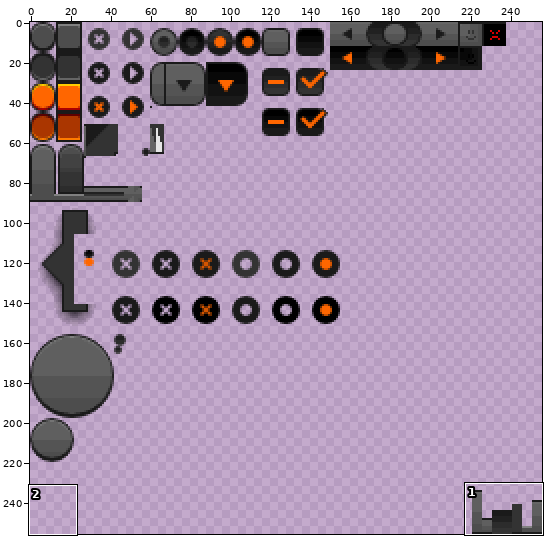
Sprite sheet: resources/gui_resources.png. Above, an overview of the earlier version with the close-up marked.
Close-up. Before the commit:
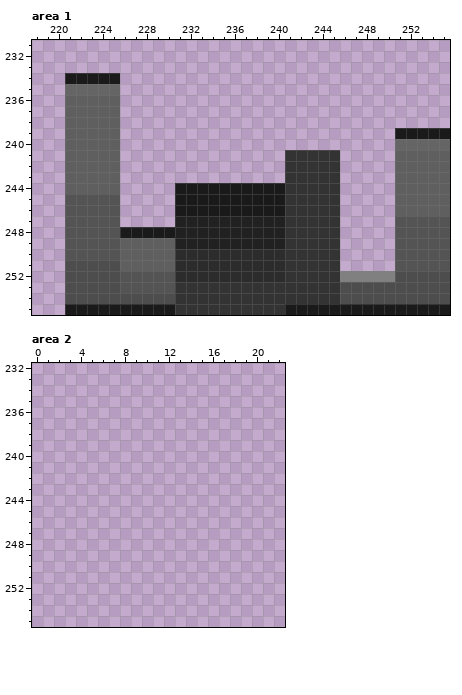
The file is 256x256 pixels. Pixels under 10% opacity are left out. Colours within 5 levels of each other are drawn and written as one. Shown: area 1: x 218..255, y 231..255; area 2: x 0..22, y 232..255. The commit also changed other parts of the picture, which this record leaves out.
The same view after the edit:
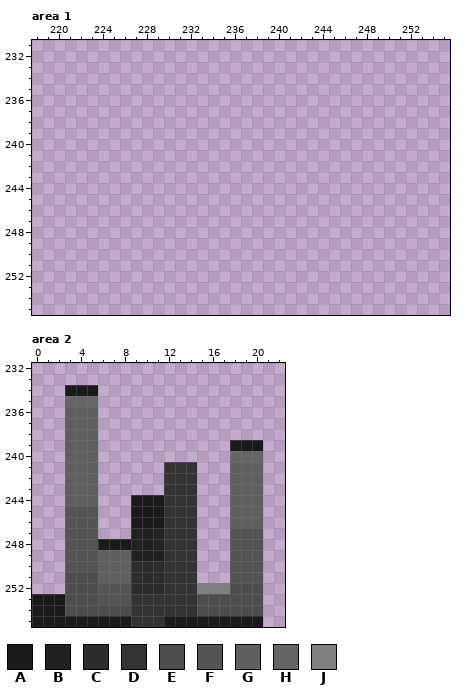
Palette (. is transparent): A #1a1a1a  B #212121  C #2c2c2c  D #333333  E #4d4d4d  F #545454  G #5f5f5f  H #656565  J #808080
Difference:
Area 1:
The author cleared colour A in row 234 at x 221 to 225; in row 239 at x 251 to 255; in rows 244 to 246 at x 231 to 240; in row 248 at x 226 to 230; in row 255 at x 221 to 230 and 241 to 255.
The author cleared colour B in rows 247 to 249 at x 231 to 240.
The author cleared colour C in rows 250 to 252 at x 231 to 240.
The author cleared colour D in rows 241 to 252 at x 241 to 245; in rows 253 to 254 at x 231 to 245; in row 255 at x 231 to 240.
The author cleared colour E in row 251 at x 221 to 225; in row 252 at x 221 to 225 and 251 to 255; in row 253 at x 221 to 225 and 246 to 255; in row 254 at x 221 to 230 and 246 to 255.
The author cleared colour F in rows 245 to 246 at x 221 to 225; in rows 247 to 250 at x 221 to 225 and 251 to 255; in row 251 at x 251 to 255; in rows 252 to 253 at x 226 to 230.
The author cleared colour G in rows 236 to 240 at x 221 to 225; in rows 241 to 244 at x 221 to 225 and 251 to 255; in rows 245 to 246 at x 251 to 255; in rows 249 to 251 at x 226 to 230.
The author cleared colour H in row 235 at x 221 to 225; in row 240 at x 251 to 255.
The author cleared colour J in row 252 at x 246 to 250.
Area 2:
Colour A is added in row 234 at x 3 to 5; in row 239 at x 18 to 20; in rows 244 to 246 at x 9 to 11; in row 248 at x 6 to 8; in rows 253 to 254 at x 0 to 2; in row 255 at x 0 to 8 and 12 to 20.
Colour B is added in rows 247 to 249 at x 9 to 11.
Colour C is added in rows 250 to 252 at x 9 to 11.
Colour D is added in rows 241 to 252 at x 12 to 14; in rows 253 to 254 at x 9 to 14; in row 255 at x 9 to 11.
Colour E is added in row 251 at x 3 to 5; in row 252 at x 3 to 5 and 18 to 20; in row 253 at x 3 to 5 and 15 to 20; in row 254 at x 3 to 8 and 15 to 20.
Colour F is added in rows 245 to 246 at x 3 to 5; in rows 247 to 250 at x 3 to 5 and 18 to 20; in row 251 at x 18 to 20; in rows 252 to 253 at x 6 to 8.
Colour G is added in rows 236 to 240 at x 3 to 5; in rows 241 to 244 at x 3 to 5 and 18 to 20; in rows 245 to 246 at x 18 to 20; in rows 249 to 251 at x 6 to 8.
Colour H is added in row 235 at x 3 to 5; in row 240 at x 18 to 20.
Colour J is added in row 252 at x 15 to 17.
Changed places in both close-ups, as pixel boxes (x1, y1, x2, y2):
erased: (65, 73, 450, 315)
added: (32, 385, 263, 627)
